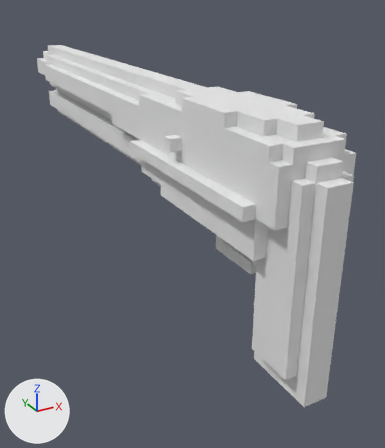
A saved change to the OBJ model Hawktober-Jam3D/Assets/Nhat's Assets/Meshs/Shotgun/ShotGunMesh.obj.
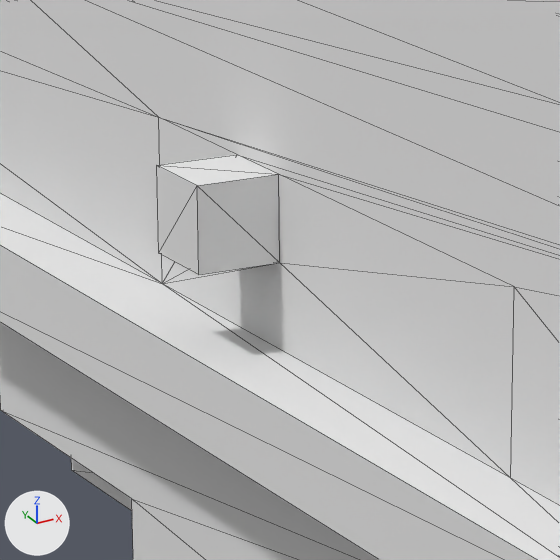
Each version is shown whole from a 50 mm lens placed at (-2.25, -5.14, 3.03), pointed at (0.32, -0.46, 0.69), then close up on the part from 37% to 58% of the width and 25% to 43% of the height. The axes (+X, +Y, +Z) are drawn at lower left. The lights are the same throughout. The close-ups show mesh edges as thin lines. Where no turn or scale is listed for an object, it has been applied to the vertices. Vertices at the same position are counted once.

Script lines for the objects in view, before the commit:
```python
me_untitled = bpy.data.meshes.new('Untitled')
me_untitled.from_pydata(...)  # 245 vertices, 490 faces; spans x -0.5..0.3, y -3.0..3.2, z 0.4..2.3
me_untitled.materials.append(mat_palette)  # white #e7e7e7
ob_untitled = bpy.data.objects.new('Untitled', me_untitled)
ob_untitled.location = (0.0, 0.0, 0.0)
```
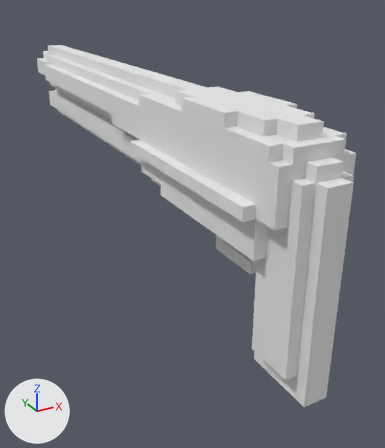
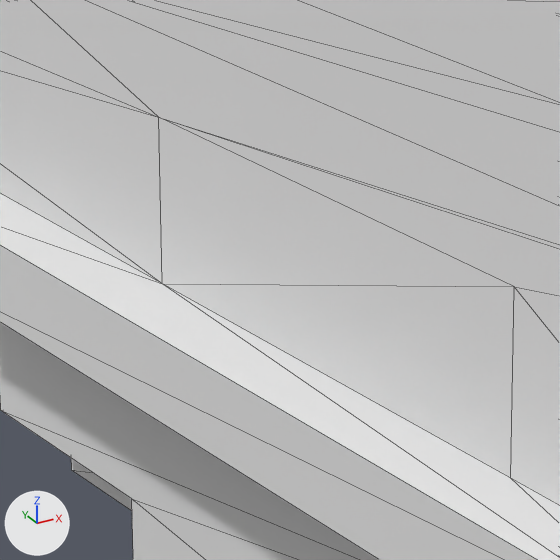
Where the change shows, as pixel boxes (x1, y1, x2, y2) in the close-ups (560 x 560 px):
part 1 of me_untitled, cut back: before (157, 117, 560, 478); after (159, 117, 560, 478)

The change, as a list of edits to the scene's bpy script:
```text
Change me_untitled:
    used by ob_untitled; location = (0.0, 0.0, 0.0)
    remove me_untitled.from_pydata(...)  # 245 vertices, 490 faces; spans x -0.5..0.3, y -3.0..3.2, z 0.4..2.3
    add me_untitled.from_pydata(...)  # 237 vertices, 474 faces; spans x -0.5..0.3, y -3.0..3.2, z 0.4..2.3
    me_untitled part 1
    8 vertices are removed from x -0.5..-0.4, y -1.6..-1.5, z 1.9..2.0
    19 faces are deleted
    3 new faces join them
```
